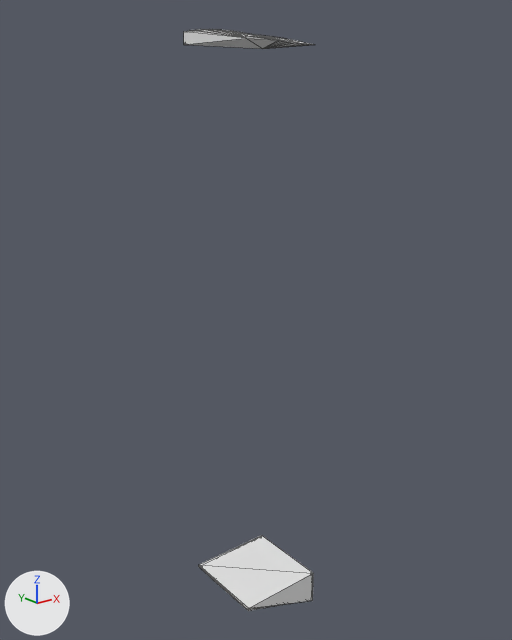
A saved change to the glTF model assets/terrain/surface_pieces/surf_8_31.glb.
Rendered twice from a 50 mm lens placed at (-90.58, -76.39, -27.49), pointed at (-67.19, -47.15, -39.19). The axes (+X, +Y, +Z) are drawn at lower left. The lights are the same throughout. The first picture is the older version. Mesh edges are drawn as thin lines. Where no turn or scale is listed for an object, it has been applied to the vertices.

The first picture shows 'layer_0', 'layer_7'.
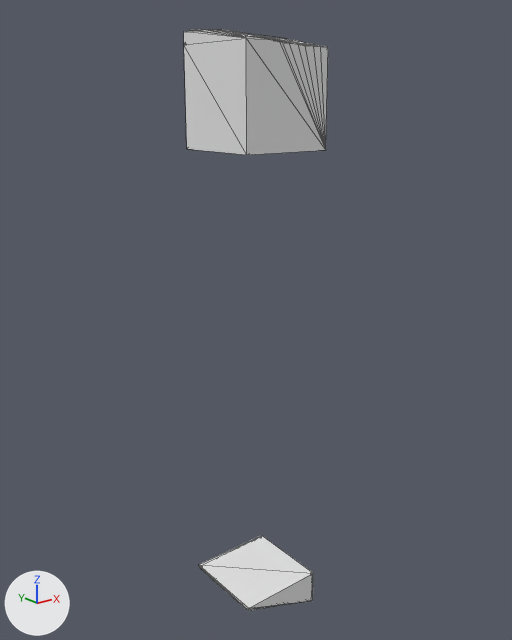
Pixel boxes (x1, y1, x2, y2) of what changed, in the pictures (512 x 640 px):
'layer_1', added: after (184, 38, 328, 155)

The change, as a diff of the scene's bpy script:
```diff
--- a/assets/terrain/surface_pieces/surf_8_31.glb.py
+++ b/assets/terrain/surface_pieces/surf_8_31.glb.py
@@ me_layer_1 @@
+me_layer_1.from_pydata(...)  # 30 vertices, 56 faces; spans x -70.0..-65.0, y -50.0..-45.0, z -30.0..-25.0
@@ ob_layer_1 @@
+ob_layer_1 = bpy.data.objects.new('layer_1', me_layer_1)
+ob_layer_1.location = (0.0, 0.0, 0.0)
```
